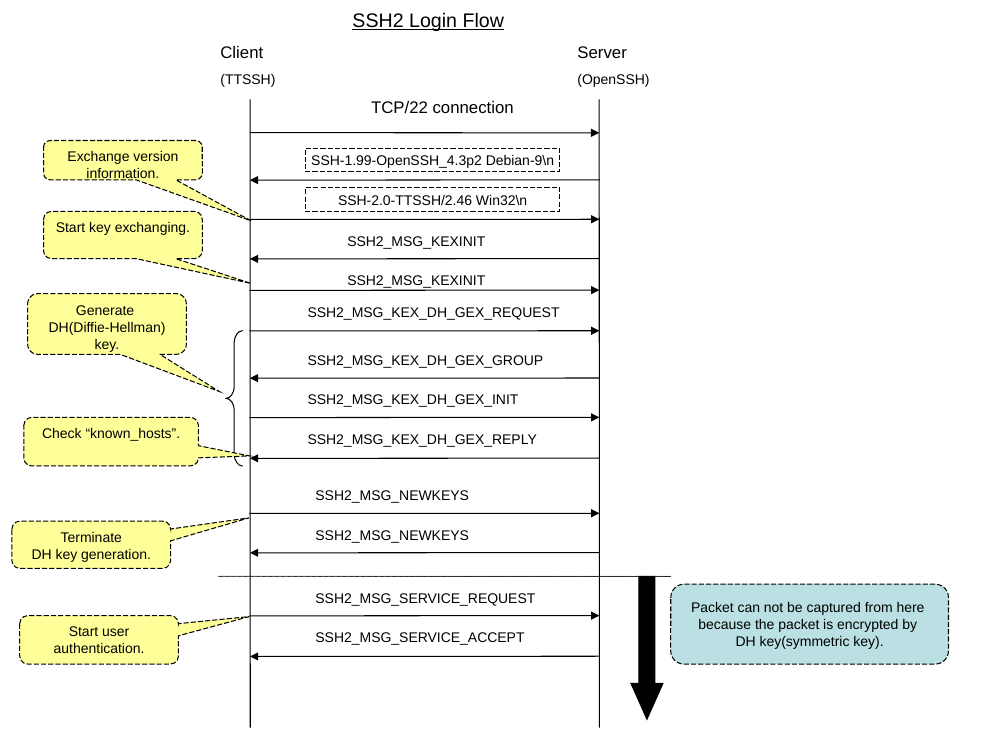
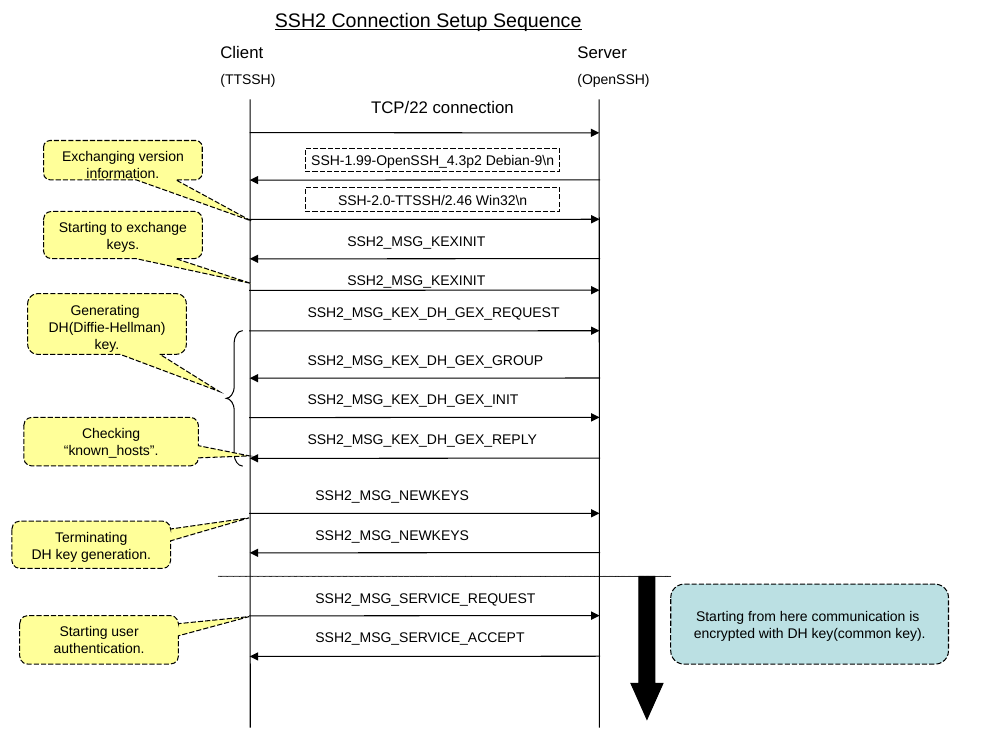
Before and after one commit to TeraTermProject/teraterm, a slide deck: slide 1 of doc/en/html/reference/image/ssh2_sequence.ppt. Drawn at 1008x756 pixels with LibreOffice and Linux fonts; fonts in the diff are those of the drawing. Boxes give left, top, right and bottom in pixels: in the first picture for what was removed or moved away, otherwise in the second. Text is boxed around its words. In the diff, an @@ line names an element or a change of style, - is before the commit and + after.

```diff
--- a/doc/en/html/reference/image/ssh2_sequence.ppt
+++ b/doc/en/html/reference/image/ssh2_sequence.ppt
@@ title at bbox=[275, 12, 581, 31]: text changed @@
-SSH2 Login Flow
+SSH2 Connection Setup Sequence
@@ text in rounded speech box at bbox=[62, 151, 184, 182]: text changed @@
-Exchange version information.
+Exchanging version information.
@@ text in rounded speech box at bbox=[59, 222, 187, 252]: text changed @@
-Start key exchanging.
+Starting to exchange keys.
@@ text in rounded speech box at bbox=[71, 305, 140, 318]: text changed @@
-Generate
+Generating
@@ text in rounded speech box at bbox=[64, 428, 159, 458]: text changed @@
-Check “known_hosts”.
+Checking “known_hosts”.
@@ text in rounded speech box at bbox=[55, 532, 127, 545]: text changed @@
-Terminate
+Terminating
@@ text in rounded speech box at bbox=[54, 626, 145, 653]: text changed @@
-Start user authentication.
+Starting user authentication.
@@ text in rounded rectangle at bbox=[694, 611, 925, 641]: text changed @@
-Packet can not be captured from here
-because the packet is encrypted by
-DH key(symmetric key).
+Starting from here communication is
+encrypted with DH key(common key).
```
Also in this commit, not shown: 2 other slides changed, 28 other files.
